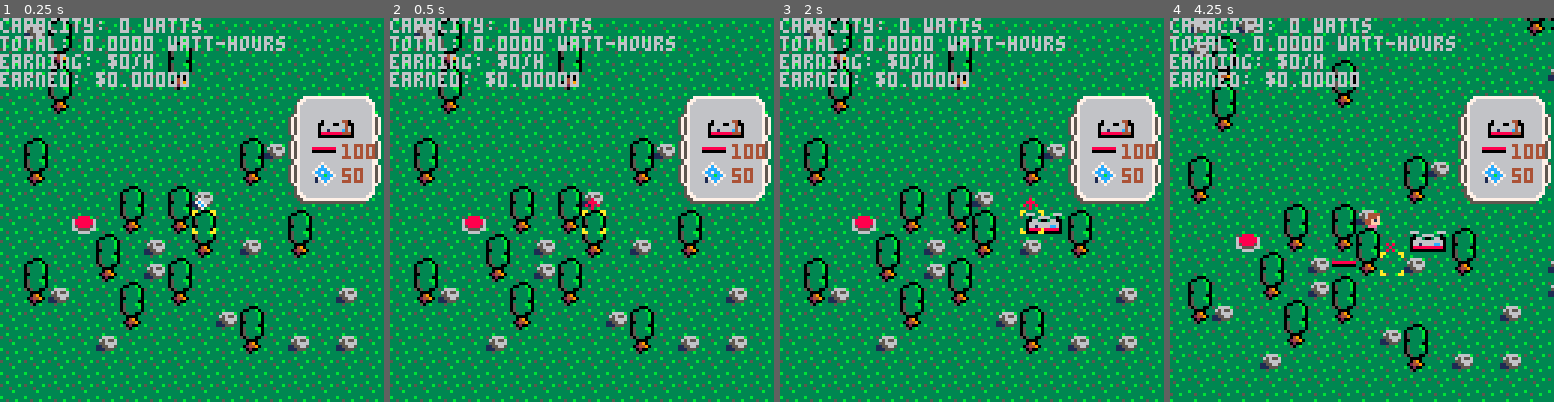
Above: before the commit, frames 1-4 (left to right).
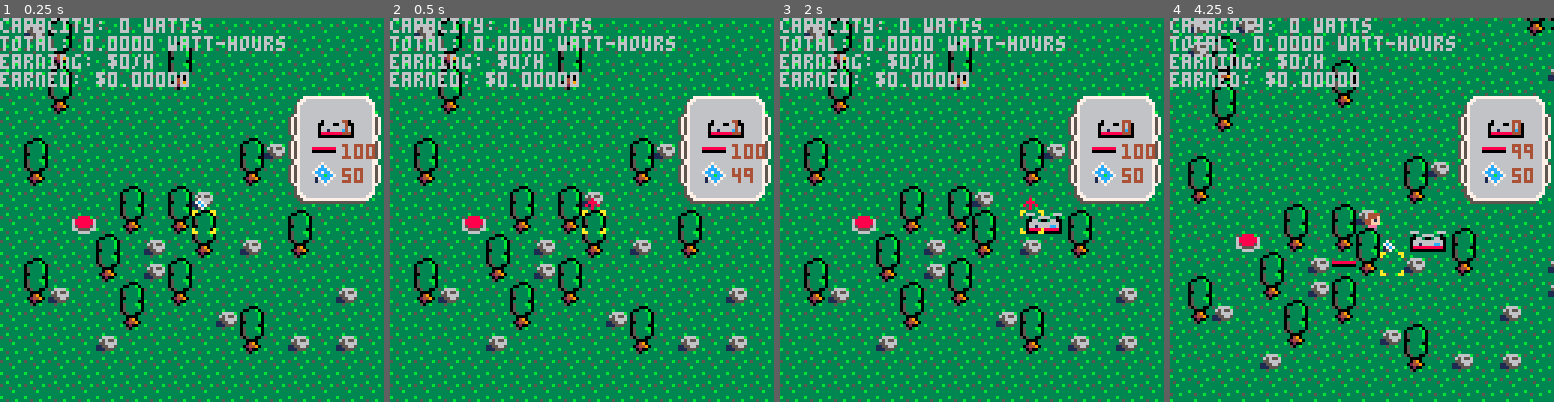
Above: after the commit, the same moments.

Repository: sargon2/pico8
Game: PICO-8 cartridge mine/solar_sally/solar_sally.p8
Two runs of this game, one before a commit and one after it. Both use one fixed random seed, a clock stepped at 60 frames per second and the inputs below.
Inputs (mouse positions are in pixels of both pictures, inside the frame that each line leads up to):
- Up to frame 1 (0.25 s): no input
- Up to frame 2 (0.5 s): tap X (X key) at 0.33 s
- Up to frame 3 (2 s): click (1060, 121) at 0.67 s; tap O (Z key) at 0.7, 1.7 s; tap X (X key) at 1.07, 1.85 s; click (826, 267) at 1.22 s; hold Right from 1.6 s (still down); click (887, 114) at 1.77 s
- Up to frame 4 (4.25 s): release Right at 2.1 s; tap O (Z key) every 0.4 s from 2.1 to 4.1 s; hold Up 2.15-2.42 s; click (1342, 259) at 2.32 s; hold Right 2.47-3.03 s; click (1404, 106) at 2.87 s; tap X (X key) at 2.97, 4.08 s; hold Left 3.08-3.58 s; click (1465, 256) at 3.42 s; hold Down 3.63-3.97 s; click (1231, 102) at 3.97 s; hold Right from 4.02 s (still down)

Frame 1 is identical in both runs. In frame 2, less than 0.1% of the frame differs, in the area x 89-94%, y 39-43%; in frame 3, less than 0.1%; in frame 4, 0.3%, in the area x 55-98%, y 26-61%.

Commit message:
Use inventory when placing

Diff:
--- a/mine/solar_sally/indexes/Settings.lua
+++ b/mine/solar_sally/indexes/Settings.lua
@@ -3,4 +3,7 @@
     debug_timing = false,
     debug_window = false,
     cow_speed = 1,
+    start_panels = 50,
+    start_transformers = 1,
+    start_wire = 100,
 }
--- a/mine/solar_sally/systems/Inventory.lua
+++ b/mine/solar_sally/systems/Inventory.lua
@@ -5,13 +5,17 @@
 
 function Inventory.init()
     -- Since we haven't implemented buying yet, just start with some core components.
-    Inventory.items[Panels.ent_id] = 50
-    Inventory.items[Transformers.ent_left] = 1
-    Inventory.items[Wire.ent_id] = 100 -- TODO should wire be infinite?
+    Inventory.items[Panels.ent_id] = Settings.start_panels
+    Inventory.items[Transformers.ent_left] = Settings.start_transformers
+    Inventory.items[Wire.ent_id] = Settings.start_wire -- TODO should wire be infinite?
 end
 
 function Inventory.add(ent_id)
     Inventory.items[ent_id] += 1
+end
+
+function Inventory.get(ent_id)
+    return Inventory.items[ent_id]
 end
 
 function Inventory.num_items() -- Lua is dumb
--- a/mine/solar_sally/systems/Placement.lua
+++ b/mine/solar_sally/systems/Placement.lua
@@ -55,6 +55,22 @@
     Placement.place_ent_id = Placement.placeable_entities[Placement.placeable_index]
 end
 
+function Placement.rotate_with_inventory_check()
+    local start_index = Placement.placeable_index
+    Placement.rotate_place_ent_id()
+
+    -- Does the player have one to place?
+    while Inventory.get(Placement.place_ent_id) <= 0 do
+        if Placement.placeable_index == start_index then
+            -- Nothing to place
+            Placement.place_ent_id = nil
+            return
+        end
+        -- Rotate again
+        Placement.rotate_place_ent_id()
+    end
+end
+
 function Placement.remove(ent_id, x, y)
     local fn = Placement.removal_fns[ent_id]
     if fn then
@@ -69,9 +85,13 @@
     Placement.place_ent_id = ent_id
 
     Circuits.recalculate() -- TODO this probably shouldn't live here
+    Inventory.add(ent_id)
 end
 
 function Placement.place(ent_id, x, y)
+    if not Inventory.check_and_remove(ent_id) then
+        assert(false) -- Place failed inventory check
+    end
     Placement.is_placing = ent_id
     Placement.place_ent_id = ent_id
     local fn = Placement.placement_fns[ent_id]
@@ -82,11 +102,15 @@
     end
 
     Circuits.recalculate() -- TODO this probably shouldn't live here
+    if Inventory.get(ent_id) == 0 then
+        -- That was our last one, rotate off it
+        Placement.rotate_with_inventory_check()
+    end
 end
 
 function Placement.handle_selection_and_placement()
     if btnp(🅾️) then
-        Placement.rotate_place_ent_id()
+        Placement.rotate_with_inventory_check()
     end
 
     local entity_at_sel = Locations.entity_at(Placement.sel_x, Placement.sel_y) -- may be nil
@@ -137,6 +161,10 @@
                     return "no_action", nil, "no_action" -- TODO should this be a custom sprite?
                 end
                 -- We're not removing and we have nothing selected, so we're placing the user's selected item.
+                if not Placement.place_ent_id then
+                    -- Nothing to place
+                    return "no_action", nil, "no_action"
+                end
                 return "place", Placement.place_ent_id, Attributes.get_attr(Placement.place_ent_id, "placement_sprite")
             end
         end
